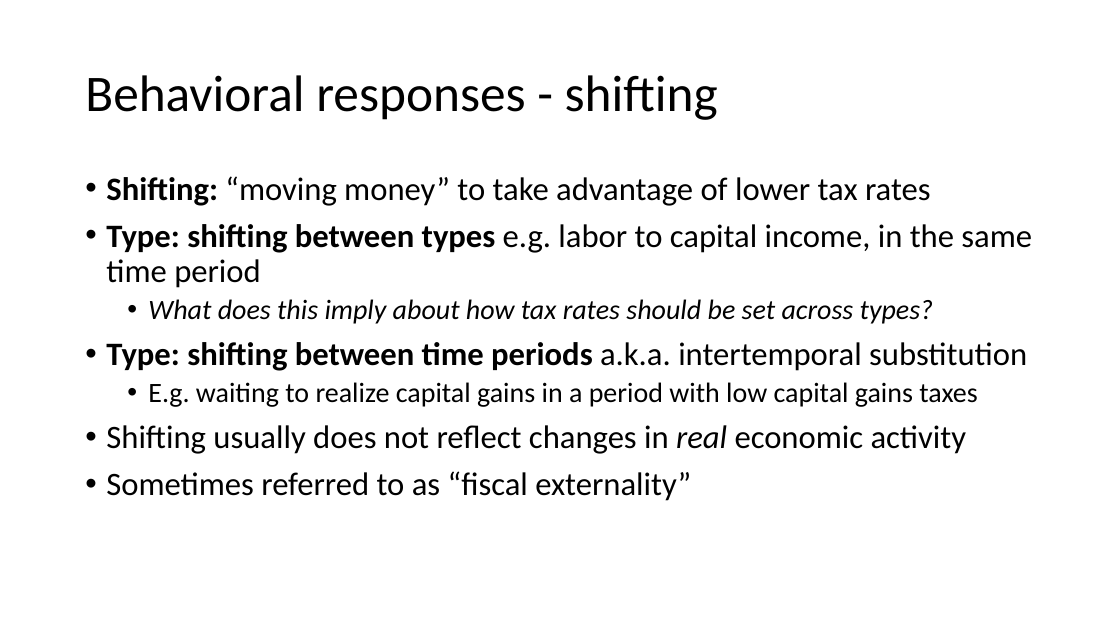
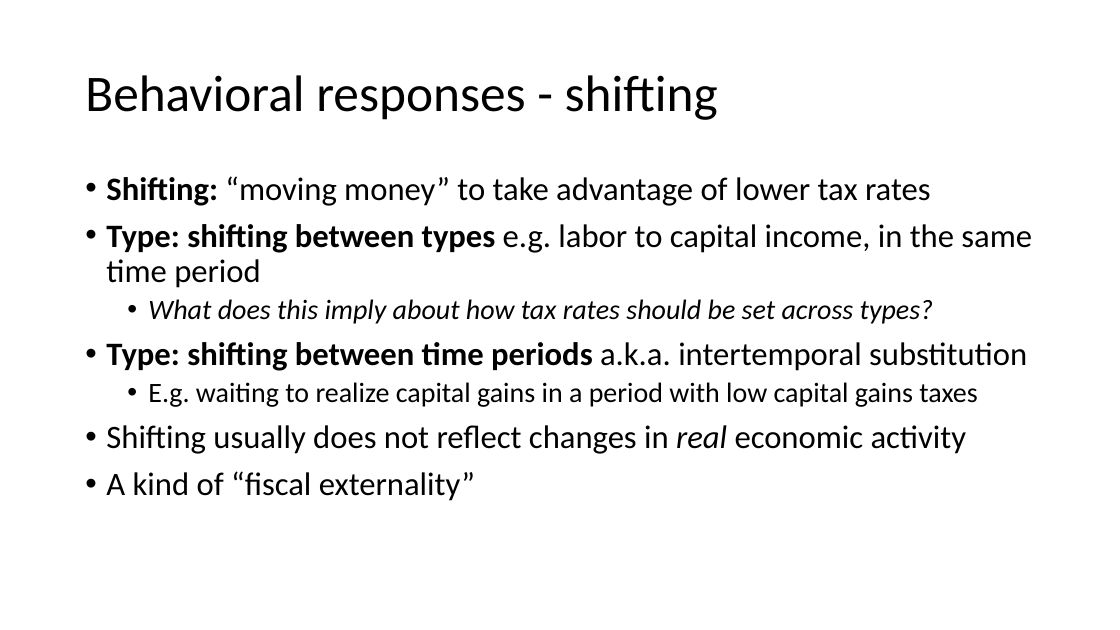
Before and after one commit to kpukelis/kpukelis-website, a slide deck: slide 35 of files/2022_API_102a_Section_02_answers_excerpt.pptx. Drawn at 1120x630 pixels with LibreOffice and Linux fonts; fonts in the diff are those of the drawing. Boxes give left, top, right and bottom in pixels: in the first picture for what was removed or moved away, otherwise in the second. Text is boxed around its words. In the diff, an @@ line names an element or a change of style, - is before the commit and + after.

```diff
--- a/files/2022_API_102a_Section_02_answers_excerpt.pptx
+++ b/files/2022_API_102a_Section_02_answers_excerpt.pptx
@@ text at <box>106,471,475,501</box>: text changed @@
-• Sometimes referred to as “fiscal externality”
+• A kind of “fiscal externality”
```
Also in this commit, not shown: 6 other slides changed, 3 other files.
